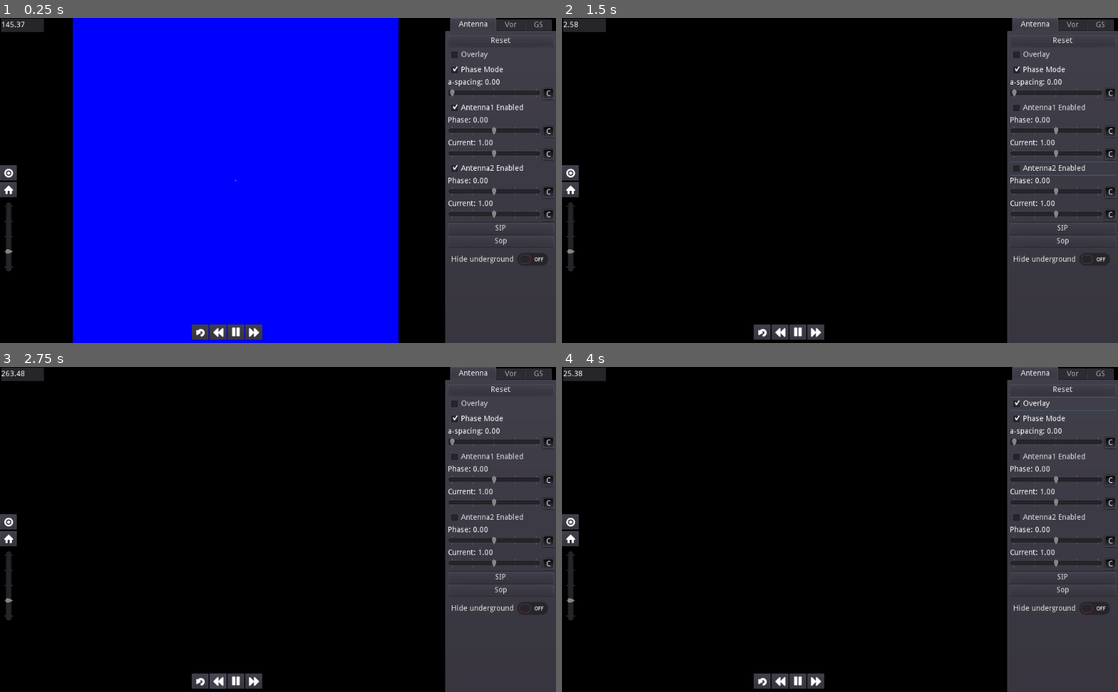
Above: before the commit, frames 1-4 (two rows, left to right).
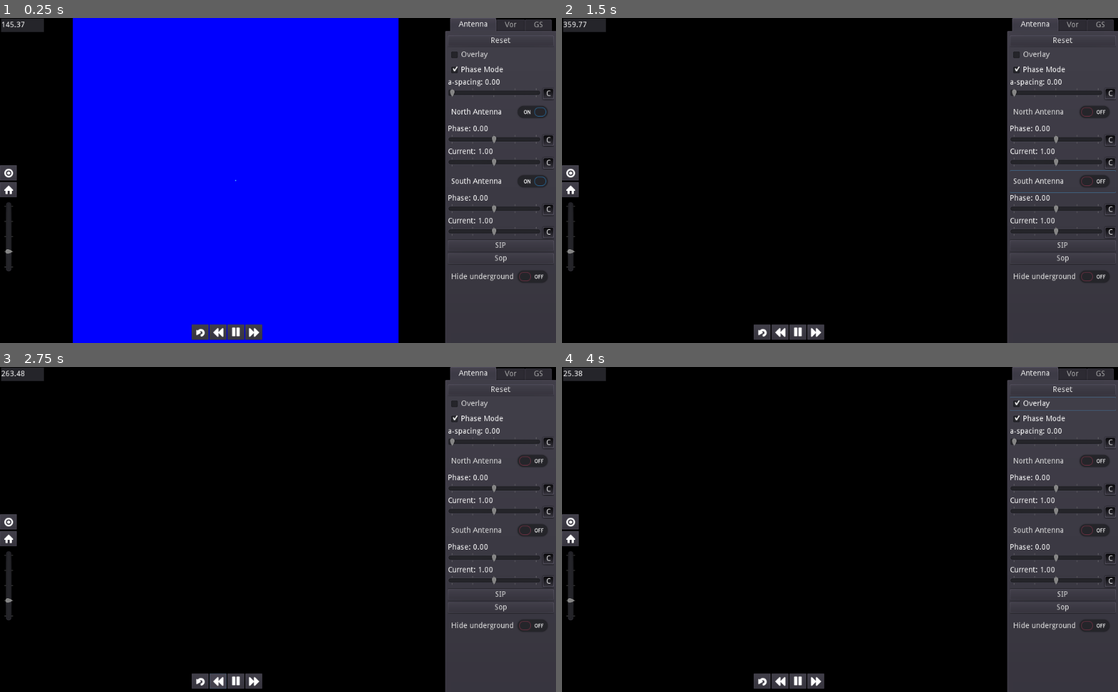
Above: after the commit, the same moments.

Repository: scapegoat57/NavSim
Game: Godot game, scene res://AntennaGraph.tscn
Same seed, same stepped clock (60 frames per second), same inputs: the game is played once before the commit and once after it.
Inputs (mouse positions are in pixels of both pictures, inside the frame that each line leads up to):
- Up to frame 1 (0.25 s): no input
- Up to frame 2 (1.5 s): click "Antenna1 Enabled" (after the commit: "North Antenna") at 0.5 s; click "Antenna2 Enabled" (after the commit: "South Antenna") at 1.25 s
- Up to frame 3 (2.75 s): click (216, 682) at 2 s
- Up to frame 4 (4 s): click (817, 682) at 2.75 s; click "Overlay" at 3.5 s

The runs differ from the first frame. In frame 1, 3.2% of the frame differs, in the area x 80-100%, y 26-82%; in frame 2, 3.3%, in the area x 0-100%, y 1-82%; in frame 3, 3.2%; in frame 4, 3.2%.

Commit message:
change checkboxes to check buttons

Diff:
--- a/project/AntennaGraph.tscn
+++ b/project/AntennaGraph.tscn
@@ -199,24 +199,24 @@
 text = "Overlay"
 
 [node name="PhaseModeButton" type="CheckBox" parent="TabContainer/Antenna/GraphControls"]
-margin_top = 24.0
-margin_right = 195.0
-margin_bottom = 48.0
+margin_top = 52.0
+margin_right = 195.0
+margin_bottom = 76.0
 text = "Phase Mode"
 
 [node name="SliderLabel" parent="TabContainer/Antenna/GraphControls" instance=ExtResource( 7 )]
 anchor_right = 0.0
 anchor_bottom = 0.0
-margin_top = 100.0
-margin_right = 195.0
-margin_bottom = 114.0
+margin_top = 80.0
+margin_right = 195.0
+margin_bottom = 94.0
 text = "a-spacing: %.2f"
 slider_path = NodePath("../ASpaceHBox/ASpaceSlider")
 
 [node name="ASpaceHBox" type="HBoxContainer" parent="TabContainer/Antenna/GraphControls"]
-margin_top = 118.0
-margin_right = 195.0
-margin_bottom = 138.0
+margin_top = 98.0
+margin_right = 195.0
+margin_bottom = 118.0
 
 [node name="ASpaceSlider" type="HSlider" parent="TabContainer/Antenna/GraphControls/ASpaceHBox"]
 margin_right = 171.0
@@ -239,26 +239,26 @@
 fine_step = 0.5
 slider_path = NodePath("../ASpaceSlider")
 
-[node name="Antenna1Enabled" type="CheckBox" parent="TabContainer/Antenna/GraphControls"]
-margin_top = 142.0
-margin_right = 195.0
-margin_bottom = 166.0
-pressed = true
-text = "Antenna1 Enabled"
+[node name="Antenna1Enabled" type="CheckButton" parent="TabContainer/Antenna/GraphControls"]
+margin_top = 122.0
+margin_right = 195.0
+margin_bottom = 162.0
+pressed = true
+text = "North Antenna"
 
 [node name="Antenna1PhaseSliderLabel" parent="TabContainer/Antenna/GraphControls" instance=ExtResource( 7 )]
 anchor_right = 0.0
 anchor_bottom = 0.0
-margin_top = 170.0
-margin_right = 195.0
-margin_bottom = 184.0
+margin_top = 166.0
+margin_right = 195.0
+margin_bottom = 180.0
 text = "Phase: %.2f"
 slider_path = NodePath("../Antenna1Phase/Antenna1PhaseSlider")
 
 [node name="Antenna1Phase" type="HBoxContainer" parent="TabContainer/Antenna/GraphControls"]
-margin_top = 188.0
-margin_right = 195.0
-margin_bottom = 208.0
+margin_top = 184.0
+margin_right = 195.0
+margin_bottom = 204.0
 
 [node name="Antenna1PhaseSlider" type="HSlider" parent="TabContainer/Antenna/GraphControls/Antenna1Phase"]
 margin_right = 171.0
@@ -285,16 +285,16 @@
 [node name="Antenna1CurrentLabel" parent="TabContainer/Antenna/GraphControls" instance=ExtResource( 7 )]
 anchor_right = 0.0
 anchor_bottom = 0.0
-margin_top = 212.0
-margin_right = 195.0
-margin_bottom = 226.0
+margin_top = 208.0
+margin_right = 195.0
+margin_bottom = 222.0
 text = "Current: %.2f"
 slider_path = NodePath("../Antenna1Current/Antenna1CurrentSlider")
 
 [node name="Antenna1Current" type="HBoxContainer" parent="TabContainer/Antenna/GraphControls"]
-margin_top = 230.0
-margin_right = 195.0
-margin_bottom = 250.0
+margin_top = 226.0
+margin_right = 195.0
+margin_bottom = 246.0
 
 [node name="Antenna1CurrentSlider" type="HSlider" parent="TabContainer/Antenna/GraphControls/Antenna1Current"]
 margin_right = 171.0
@@ -317,26 +317,26 @@
 fine_step = 0.05
 slider_path = NodePath("../Antenna1CurrentSlider")
 
-[node name="Antenna2Enabled" type="CheckBox" parent="TabContainer/Antenna/GraphControls"]
-margin_top = 254.0
-margin_right = 195.0
-margin_bottom = 278.0
-pressed = true
-text = "Antenna2 Enabled"
+[node name="Antenna2Enabled" type="CheckButton" parent="TabContainer/Antenna/GraphControls"]
+margin_top = 250.0
+margin_right = 195.0
+margin_bottom = 290.0
+pressed = true
+text = "South Antenna"
 
 [node name="SliderLabel2" parent="TabContainer/Antenna/GraphControls" instance=ExtResource( 7 )]
 anchor_right = 0.0
 anchor_bottom = 0.0
-margin_top = 282.0
-margin_right = 195.0
-margin_bottom = 296.0
+margin_top = 294.0
+margin_right = 195.0
+margin_bottom = 308.0
 text = "Phase: %.2f"
 slider_path = NodePath("../Antenna2Phase/Antenna2PhaseSlider")
 
 [node name="Antenna2Phase" type="HBoxContainer" parent="TabContainer/Antenna/GraphControls"]
-margin_top = 300.0
-margin_right = 195.0
-margin_bottom = 320.0
+margin_top = 312.0
+margin_right = 195.0
+margin_bottom = 332.0
 
 [node name="Antenna2PhaseSlider" type="HSlider" parent="TabContainer/Antenna/GraphControls/Antenna2Phase"]
 margin_right = 171.0
@@ -361,16 +361,16 @@
 [node name="Antenna2CurrentLabel" parent="TabContainer/Antenna/GraphControls" instance=ExtResource( 7 )]
 anchor_right = 0.0
 anchor_bottom = 0.0
-margin_top = 324.0
-margin_right = 195.0
-margin_bottom = 338.0
+margin_top = 336.0
+margin_right = 195.0
+margin_bottom = 350.0
 text = "Current: %.2f"
 slider_path = NodePath("../Antenna2Current/AntennaCurrentSlider")
 
 [node name="Antenna2Current" type="HBoxContainer" parent="TabContainer/Antenna/GraphControls"]
-margin_top = 342.0
-margin_right = 195.0
-margin_bottom = 362.0
+margin_top = 354.0
+margin_right = 195.0
+margin_bottom = 374.0
 
 [node name="AntennaCurrentSlider" type="HSlider" parent="TabContainer/Antenna/GraphControls/Antenna2Current"]
 margin_right = 171.0
@@ -394,21 +394,21 @@
 slider_path = NodePath("../AntennaCurrentSlider")
 
 [node name="SipButton" type="Button" parent="TabContainer/Antenna/GraphControls"]
-margin_top = 366.0
-margin_right = 195.0
-margin_bottom = 386.0
+margin_top = 378.0
+margin_right = 195.0
+margin_bottom = 398.0
 text = "SIP"
 
 [node name="SopButton" type="Button" parent="TabContainer/Antenna/GraphControls"]
-margin_top = 390.0
-margin_right = 195.0
-margin_bottom = 410.0
+margin_top = 402.0
+margin_right = 195.0
+margin_bottom = 422.0
 text = "Sop"
 
 [node name="HideUnderground" type="CheckButton" parent="TabContainer/Antenna/GraphControls"]
-margin_top = 366.0
-margin_right = 195.0
-margin_bottom = 406.0
+margin_top = 426.0
+margin_right = 195.0
+margin_bottom = 466.0
 text = "Hide underground"
 
 [node name="Vor" type="ScrollContainer" parent="TabContainer"]
@@ -422,7 +422,7 @@
 
 [node name="VorControls" type="VBoxContainer" parent="TabContainer/Vor"]
 margin_right = 195.0
-margin_bottom = 564.0
+margin_bottom = 602.0
 size_flags_horizontal = 3
 size_flags_vertical = 3
 script = ExtResource( 5 )
@@ -442,16 +442,16 @@
 [node name="SliderLabel" parent="TabContainer/Vor/VorControls" instance=ExtResource( 7 )]
 anchor_right = 0.0
 anchor_bottom = 0.0
-margin_top = 100.0
-margin_right = 183.0
-margin_bottom = 114.0
+margin_top = 52.0
+margin_right = 183.0
+margin_bottom = 66.0
 text = "a-spacing: %.2f"
 slider_path = NodePath("../ASpaceHBox/ASpaceSlider")
 
 [node name="ASpaceHBox" type="HBoxContainer" parent="TabContainer/Vor/VorControls"]
-margin_top = 118.0
-margin_right = 183.0
-margin_bottom = 138.0
+margin_top = 70.0
+margin_right = 183.0
+margin_bottom = 90.0
 
 [node name="ASpaceSlider" type="HSlider" parent="TabContainer/Vor/VorControls/ASpaceHBox"]
 margin_right = 159.0
@@ -475,26 +475,26 @@
 fine_step = 0.1
 slider_path = NodePath("../ASpaceSlider")
 
-[node name="Antenna1Enabled" type="CheckBox" parent="TabContainer/Vor/VorControls"]
-margin_top = 142.0
-margin_right = 183.0
-margin_bottom = 166.0
-pressed = true
-text = "Antenna1 Enabled"
+[node name="Antenna1Enabled" type="CheckButton" parent="TabContainer/Vor/VorControls"]
+margin_top = 94.0
+margin_right = 183.0
+margin_bottom = 134.0
+pressed = true
+text = "NW Antenna"
 
 [node name="Antenna1PhaseSliderLabel" parent="TabContainer/Vor/VorControls" instance=ExtResource( 7 )]
 anchor_right = 0.0
 anchor_bottom = 0.0
-margin_top = 170.0
-margin_right = 183.0
-margin_bottom = 184.0
+margin_top = 138.0
+margin_right = 183.0
+margin_bottom = 152.0
 text = "Phase: %.2f"
 slider_path = NodePath("../Antenna1Phase/Antenna1PhaseSlider")
 
 [node name="Antenna1Phase" type="HBoxContainer" parent="TabContainer/Vor/VorControls"]
-margin_top = 188.0
-margin_right = 183.0
-margin_bottom = 208.0
+margin_top = 156.0
+margin_right = 183.0
+margin_bottom = 176.0
 
 [node name="Antenna1PhaseSlider" type="HSlider" parent="TabContainer/Vor/VorControls/Antenna1Phase"]
 margin_right = 159.0
@@ -520,16 +520,16 @@
 [node name="Antenna1CurrentLabel" parent="TabContainer/Vor/VorControls" instance=ExtResource( 7 )]
 anchor_right = 0.0
 anchor_bottom = 0.0
-margin_top = 212.0
-margin_right = 183.0
-margin_bottom = 226.0
+margin_top = 180.0
+margin_right = 183.0
+margin_bottom = 194.0
 text = "Current: %.2f"
 slider_path = NodePath("../Antenna1Current/Antenna1CurrentSlider")
 
 [node name="Antenna1Current" type="HBoxContainer" parent="TabContainer/Vor/VorControls"]
-margin_top = 230.0
-margin_right = 183.0
-margin_bottom = 250.0
+margin_top = 198.0
+margin_right = 183.0
+margin_bottom = 218.0
 
 [node name="Antenna1CurrentSlider" type="HSlider" parent="TabContainer/Vor/VorControls/Antenna1Current"]
 margin_right = 159.0
@@ -552,26 +552,26 @@
 fine_step = 0.05
 slider_path = NodePath("../Antenna1CurrentSlider")
 
-[node name="Antenna2Enabled" type="CheckBox" parent="TabContainer/Vor/VorControls"]
-margin_top = 254.0
-margin_right = 183.0
-margin_bottom = 278.0
-pressed = true
-text = "Antenna2 Enabled"
+[node name="Antenna2Enabled" type="CheckButton" parent="TabContainer/Vor/VorControls"]
+margin_top = 222.0
+margin_right = 183.0
+margin_bottom = 262.0
+pressed = true
+text = "SE Antenna"
 
 [node name="SliderLabel2" parent="TabContainer/Vor/VorControls" instance=ExtResource( 7 )]
 anchor_right = 0.0
 anchor_bottom = 0.0
-margin_top = 282.0
-margin_right = 183.0
-margin_bottom = 296.0
+margin_top = 266.0
+margin_right = 183.0
+margin_bottom = 280.0
 text = "Phase: %.2f"
 slider_path = NodePath("../Antenna2Phase/Antenna2PhaseSlider")
 
 [node name="Antenna2Phase" type="HBoxContainer" parent="TabContainer/Vor/VorControls"]
-margin_top = 300.0
-margin_right = 183.0
-margin_bottom = 320.0
+margin_top = 284.0
+margin_right = 183.0
+margin_bottom = 304.0
 
 [node name="Antenna2PhaseSlider" type="HSlider" parent="TabContainer/Vor/VorControls/Antenna2Phase"]
 margin_right = 159.0
@@ -596,16 +596,16 @@
 [node name="Antenna2CurrentLabel" parent="TabContainer/Vor/VorControls" instance=ExtResource( 7 )]
 anchor_right = 0.0
 anchor_bottom = 0.0
-margin_top = 324.0
-margin_right = 183.0
-margin_bottom = 338.0
+margin_top = 308.0
+margin_right = 183.0
+margin_bottom = 322.0
 text = "Current: %.2f"
 slider_path = NodePath("../Antenna2Current/AntennaCurrentSlider")
 
 [node name="Antenna2Current" type="HBoxContainer" parent="TabContainer/Vor/VorControls"]
-margin_top = 342.0
-margin_right = 183.0
-margin_bottom = 362.0
+margin_top = 326.0
+margin_right = 183.0
+margin_bottom = 346.0
 
 [node name="AntennaCurrentSlider" type="HSlider" parent="TabContainer/Vor/VorControls/Antenna2Current"]
 margin_right = 159.0
@@ -628,11 +628,11 @@
 fine_step = 0.05
 slider_path = NodePath("../AntennaCurrentSlider")
 
-[node name="Antenna3Enabled" type="CheckBox" parent="TabContainer/Vor/VorControls"]
-margin_top = 366.0
+[node name="Antenna3Enabled" type="CheckButton" parent="TabContainer/Vor/VorControls"]
+margin_top = 350.0
 margin_right = 183.0
 margin_bottom = 390.0
-text = "Antenna3 Enabled"
+text = "NE Antenna"
 
 [node name="SliderLabel3" parent="TabContainer/Vor/VorControls" instance=ExtResource( 7 )]
 anchor_right = 0.0
@@ -703,25 +703,25 @@
 fine_step = 0.05
 slider_path = NodePath("../AntennaCurrentSlider")
 
-[node name="Antenna4Enabled" type="CheckBox" parent="TabContainer/Vor/VorControls"]
+[node name="Antenna4Enabled" type="CheckButton" parent="TabContainer/Vor/VorControls"]
 margin_top = 478.0
 margin_right = 183.0
-margin_bottom = 502.0
-text = "Antenna4 Enabled"
+margin_bottom = 518.0
+text = "SW Antenna"
 
 [node name="SliderLabel4" parent="TabContainer/Vor/VorControls" instance=ExtResource( 7 )]
 anchor_right = 0.0
 anchor_bottom = 0.0
-margin_top = 506.0
-margin_right = 183.0
-margin_bottom = 520.0
+margin_top = 522.0
+margin_right = 183.0
+margin_bottom = 536.0
 text = "Phase: %.2f"
 slider_path = NodePath("../Antenna4Phase/Antenna4PhaseSlider")
 
 [node name="Antenna4Phase" type="HBoxContainer" parent="TabContainer/Vor/VorControls"]
-margin_top = 524.0
-margin_right = 183.0
-margin_bottom = 544.0
+margin_top = 540.0
+margin_right = 183.0
+margin_bottom = 560.0
 
 [node name="Antenna4PhaseSlider" type="HSlider" parent="TabContainer/Vor/VorControls/Antenna4Phase"]
 margin_right = 159.0
@@ -746,16 +746,16 @@
 [node name="Antenna4CurrentLabel" parent="TabContainer/Vor/VorControls" instance=ExtResource( 7 )]
 anchor_right = 0.0
 anchor_bottom = 0.0
-margin_top = 548.0
-margin_right = 183.0
-margin_bottom = 562.0
+margin_top = 564.0
+margin_right = 183.0
+margin_bottom = 578.0
 text = "Current: %.2f"
 slider_path = NodePath("../Antenna4Current/AntennaCurrentSlider")
 
 [node name="Antenna4Current" type="HBoxContainer" parent="TabContainer/Vor/VorControls"]
-margin_top = 566.0
-margin_right = 183.0
-margin_bottom = 586.0
+margin_top = 582.0
+margin_right = 183.0
+margin_bottom = 602.0
 
 [node name="AntennaCurrentSlider" type="HSlider" parent="TabContainer/Vor/VorControls/Antenna4Current"]
 margin_right = 159.0
@@ -787,7 +787,7 @@
 
 [node name="GSControls" type="VBoxContainer" parent="TabContainer/GS"]
 margin_right = 195.0
-margin_bottom = 584.0
+margin_bottom = 616.0
 size_flags_horizontal = 3
 size_flags_vertical = 3
 script = ExtResource( 8 )
@@ -807,26 +807,26 @@
 margin_bottom = 48.0
 text = "Overlay"
 
-[node name="CSBEnabled" type="CheckBox" parent="TabContainer/GS/GSControls"]
+[node name="CSBEnabled" type="CheckButton" parent="TabContainer/GS/GSControls"]
 margin_top = 52.0
 margin_right = 195.0
-margin_bottom = 76.0
-pressed = true
-text = "CSB Enabled"
+margin_bottom = 92.0
+pressed = true
+text = "CSB"
 
 [node name="CSBASpaceLabel" parent="TabContainer/GS/GSControls" instance=ExtResource( 7 )]
 anchor_right = 0.0
 anchor_bottom = 0.0
-margin_top = 80.0
-margin_right = 195.0
-margin_bottom = 94.0
+margin_top = 96.0
+margin_right = 195.0
+margin_bottom = 110.0
 text = "a-spacing: %.2f"
 slider_path = NodePath("../CSBASpace/ASpaceSlider")
 
 [node name="CSBASpace" type="HBoxContainer" parent="TabContainer/GS/GSControls"]
-margin_top = 98.0
-margin_right = 195.0
-margin_bottom = 118.0
+margin_top = 114.0
+margin_right = 195.0
+margin_bottom = 134.0
 
 [node name="ASpaceSlider" type="HSlider" parent="TabContainer/GS/GSControls/CSBASpace"]
 margin_right = 171.0
@@ -852,16 +852,16 @@
 [node name="Antenna1PhaseSliderLabel" parent="TabContainer/GS/GSControls" instance=ExtResource( 7 )]
 anchor_right = 0.0
 anchor_bottom = 0.0
-margin_top = 122.0
-margin_right = 195.0
-margin_bottom = 136.0
+margin_top = 138.0
+margin_right = 195.0
+margin_bottom = 152.0
 text = "Phase: %.2f"
 slider_path = NodePath("../CSBPhase/CSBPhaseSlider")
 
 [node name="CSBPhase" type="HBoxContainer" parent="TabContainer/GS/GSControls"]
-margin_top = 140.0
-margin_right = 195.0
-margin_bottom = 160.0
+margin_top = 156.0
+margin_right = 195.0
+margin_bottom = 176.0
 
 [node name="CSBPhaseSlider" type="HSlider" parent="TabContainer/GS/GSControls/CSBPhase"]
 margin_right = 171.0
@@ -888,16 +888,16 @@
 [node name="Antenna1CurrentLabel" parent="TabContainer/GS/GSControls" instance=ExtResource( 7 )]
 anchor_right = 0.0
 anchor_bottom = 0.0
-margin_top = 164.0
-margin_right = 195.0
-margin_bottom = 178.0
+margin_top = 180.0
+margin_right = 195.0
+margin_bottom = 194.0
 text = "Current: %.2f"
 slider_path = NodePath("../CSBCurrent/CSBCurrentSlider")
 
 [node name="CSBCurrent" type="HBoxContainer" parent="TabContainer/GS/GSControls"]
-margin_top = 182.0
-margin_right = 195.0
-margin_bottom = 202.0
+margin_top = 198.0
+margin_right = 195.0
+margin_bottom = 218.0
 
 [node name="CSBCurrentSlider" type="HSlider" parent="TabContainer/GS/GSControls/CSBCurrent"]
 margin_right = 171.0
@@ -920,26 +920,26 @@
 fine_step = 0.05
 slider_path = NodePath("../CSBCurrentSlider")
 
-[node name="SBOEnabled" type="CheckBox" parent="TabContainer/GS/GSControls"]
-margin_top = 206.0
-margin_right = 195.0
-margin_bottom = 230.0
-pressed = true
-text = "SBO Enabled"
+[node name="SBOEnabled" type="CheckButton" parent="TabContainer/GS/GSControls"]
+margin_top = 222.0
+margin_right = 195.0
+margin_bottom = 262.0
+pressed = true
+text = "SBO"
 
 [node name="SBOASpaceLabel" parent="TabContainer/GS/GSControls" instance=ExtResource( 7 )]
 anchor_right = 0.0
 anchor_bottom = 0.0
-margin_top = 234.0
-margin_right = 195.0
-margin_bottom = 248.0
+margin_top = 266.0
+margin_right = 195.0
+margin_bottom = 280.0
 text = "a-spacing: %.2f"
 slider_path = NodePath("../SBOASpace/ASpaceSlider")
 
 [node name="SBOASpace" type="HBoxContainer" parent="TabContainer/GS/GSControls"]
-margin_top = 252.0
-margin_right = 195.0
-margin_bottom = 272.0
+margin_top = 284.0
+margin_right = 195.0
+margin_bottom = 304.0
 
 [node name="ASpaceSlider" type="HSlider" parent="TabContainer/GS/GSControls/SBOASpace"]
 margin_right = 171.0
@@ -965,16 +965,16 @@
 [node name="SliderLabel2" parent="TabContainer/GS/GSControls" instance=ExtResource( 7 )]
 anchor_right = 0.0
 anchor_bottom = 0.0
-margin_top = 276.0
-margin_right = 195.0
-margin_bottom = 290.0
+margin_top = 308.0
+margin_right = 195.0
+margin_bottom = 322.0
 text = "Phase: %.2f"
 slider_path = NodePath("../SBOPhase/SBOPhaseSlider")
 
 [node name="SBOPhase" type="HBoxContainer" parent="TabContainer/GS/GSControls"]
-margin_top = 294.0
-margin_right = 195.0
-margin_bottom = 314.0
+margin_top = 326.0
+margin_right = 195.0
+margin_bottom = 346.0
 
 [node name="SBOPhaseSlider" type="HSlider" parent="TabContainer/GS/GSControls/SBOPhase"]
 margin_right = 171.0
@@ -1001,16 +1001,16 @@
 [node name="Antenna2CurrentLabel" parent="TabContainer/GS/GSControls" instance=ExtResource( 7 )]
 anchor_right = 0.0
 anchor_bottom = 0.0
-margin_top = 318.0
-margin_right = 195.0
-margin_bottom = 332.0
+margin_top = 350.0
+margin_right = 195.0
+margin_bottom = 364.0
 text = "Current: %.2f"
 slider_path = NodePath("../SBOCurrent/SBOCurrentSlider")
 
 [node name="SBOCurrent" type="HBoxContainer" parent="TabContainer/GS/GSControls"]
-margin_top = 336.0
-margin_right = 195.0
-margin_bottom = 356.0
+margin_top = 368.0
+margin_right = 195.0
+margin_bottom = 388.0
 
 [node name="SBOCurrentSlider" type="HSlider" parent="TabContainer/GS/GSControls/SBOCurrent"]
 margin_right = 171.0
@@ -1034,39 +1034,39 @@
 slider_path = NodePath("../SBOCurrentSlider")
 
 [node name="HideUnderground" type="CheckButton" parent="TabContainer/GS/GSControls"]
-margin_top = 360.0
-margin_right = 195.0
-margin_bottom = 400.0
+margin_top = 392.0
+margin_right = 195.0
+margin_bottom = 432.0
 text = "Hide underground"
 
 [node name="GlideAngleButton" type="CheckButton" parent="TabContainer/GS/GSControls"]
-margin_top = 404.0
-margin_right = 195.0
-margin_bottom = 444.0
+margin_top = 436.0
+margin_right = 195.0
+margin_bottom = 476.0
 text = "Glide Angle"
 
 [node name="PathWidthButton" type="CheckButton" parent="TabContainer/GS/GSControls"]
-margin_top = 448.0
-margin_right = 195.0
-margin_bottom = 488.0
+margin_top = 480.0
+margin_right = 195.0
+margin_bottom = 520.0
 text = "Path Width"
 
 [node name="PEWButton" type="CheckButton" parent="TabContainer/GS/GSControls"]
-margin_top = 492.0
-margin_right = 195.0
-margin_bottom = 532.0
+margin_top = 524.0
+margin_right = 195.0
+margin_bottom = 564.0
 text = "PEW"
 
 [node name="Button" type="Button" parent="TabContainer/GS/GSControls"]
-margin_top = 536.0
-margin_right = 195.0
-margin_bottom = 556.0
+margin_top = 568.0
+margin_right = 195.0
+margin_bottom = 588.0
 text = "Swap"
 
 [node name="PhaseModeButton" type="CheckBox" parent="TabContainer/GS/GSControls"]
-margin_top = 560.0
-margin_right = 195.0
-margin_bottom = 584.0
+margin_top = 592.0
+margin_right = 195.0
+margin_bottom = 616.0
 text = "Phase Mode"
 
 [node name="RulerVisibleButton" type="Button" parent="."]
--- a/project/graph_controls.gd
+++ b/project/graph_controls.gd
@@ -11,6 +11,7 @@
 		graph_node.set_zoom_level(10)
 		graph_node.set_origin(Vector2.ZERO)
 		$PhaseModeButton.pressed=true
+#		$PhaseModeButton.pressed=true
 		_on_ResetButton_pressed()
 
 
